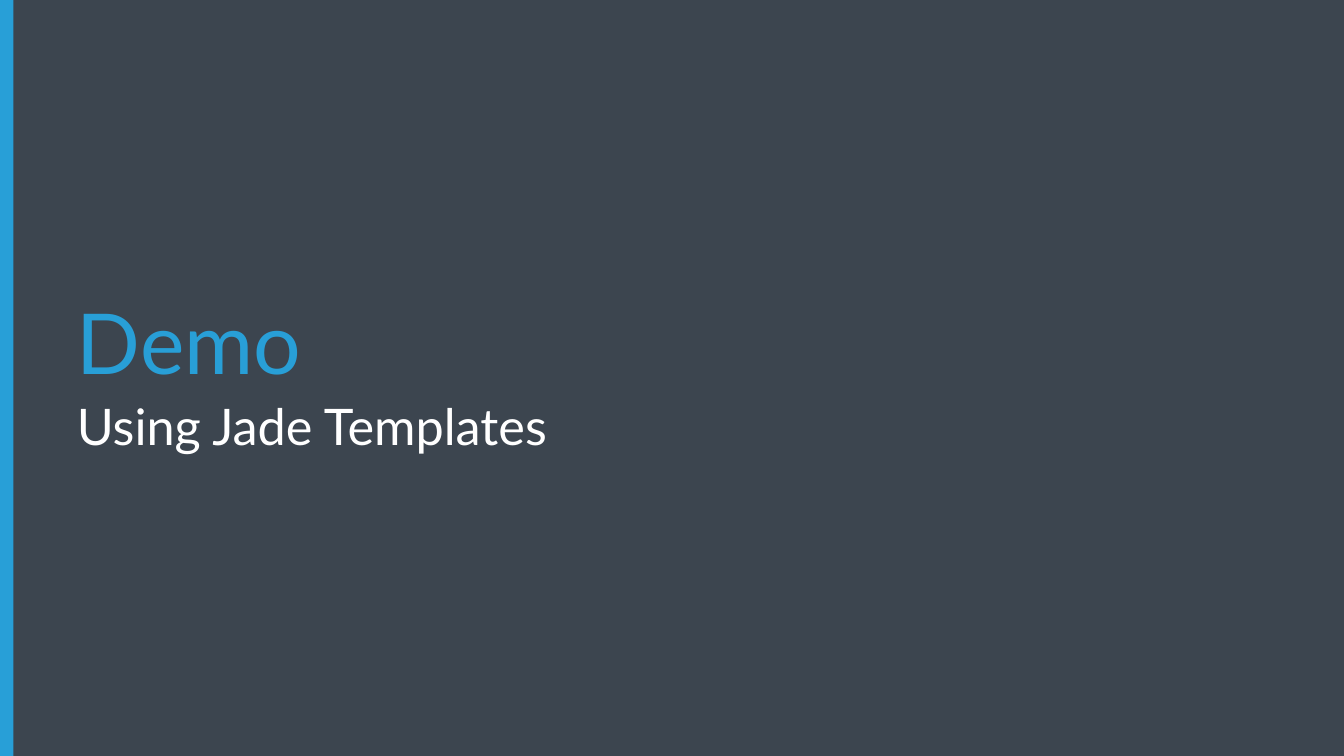
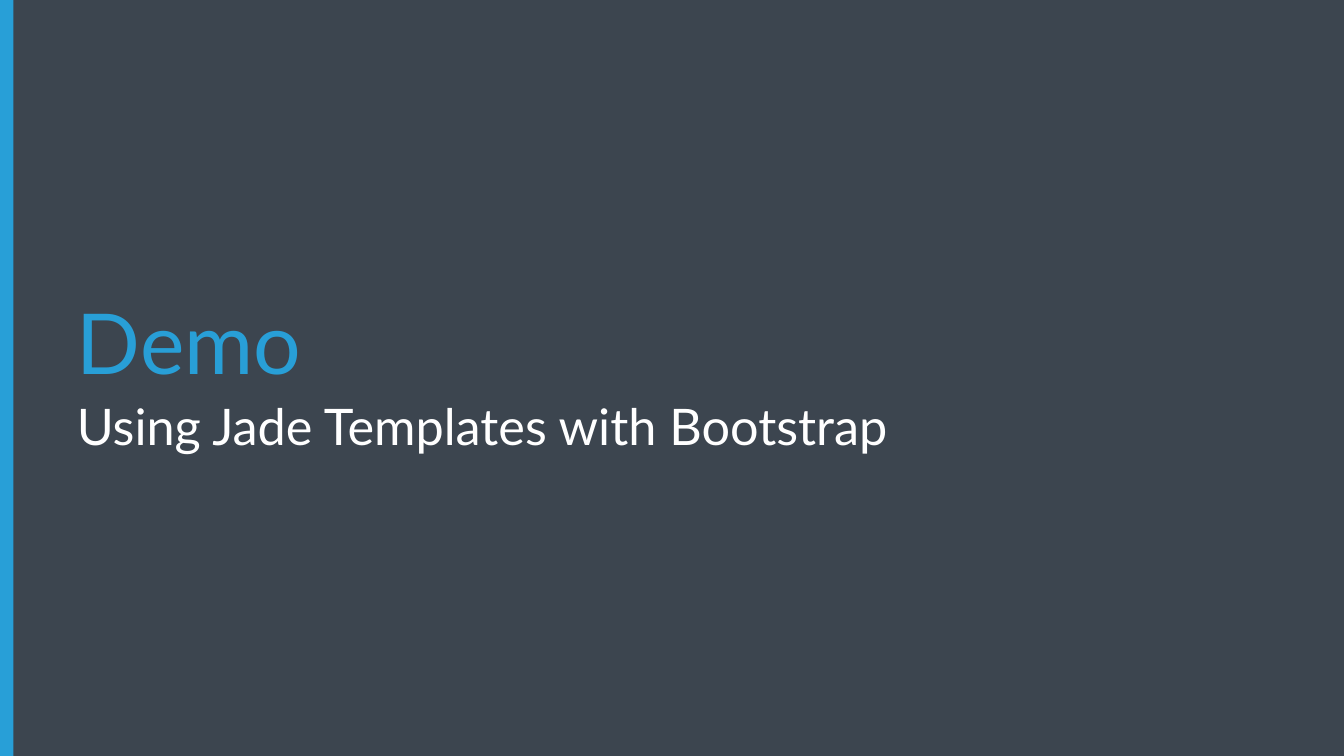
Before and after one commit to Microsoft-Web/NodeCamp, a slide deck: slide 16 of Presentation/CreatingTheUI/CreatingTheUI.pptx. Drawn at 1344x756 pixels with LibreOffice and Linux fonts; fonts in the diff are those of the drawing; background and template pictures are left out. Boxes give left, top, right and bottom in pixels: in the first picture for what was removed or moved away, otherwise in the second. Text is boxed around its words. In the diff, an @@ line names an element or a change of style, - is before the commit and + after.

```diff
--- a/Presentation/CreatingTheUI/CreatingTheUI.pptx
+++ b/Presentation/CreatingTheUI/CreatingTheUI.pptx
@@ subtitle at (x1=77, y1=408, x2=887, y2=454): text changed @@
-Using Jade Templates
+Using Jade Templates with Bootstrap
```
Also in this commit, not shown: 4 other files.
